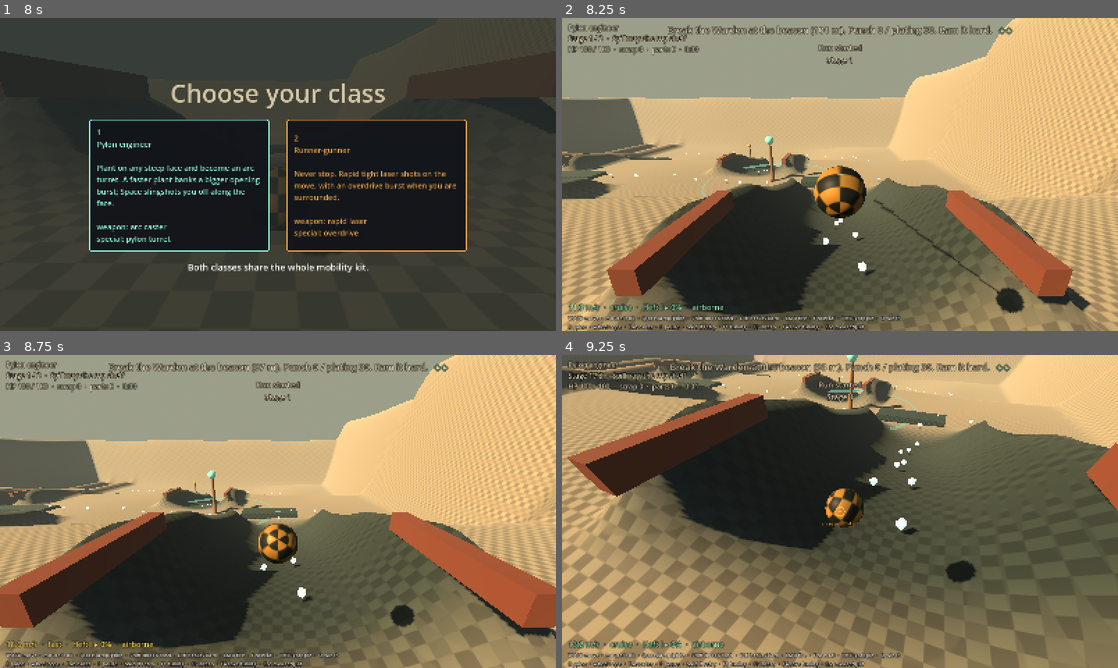
Above: before the commit, frames 1-4 (two rows, left to right).
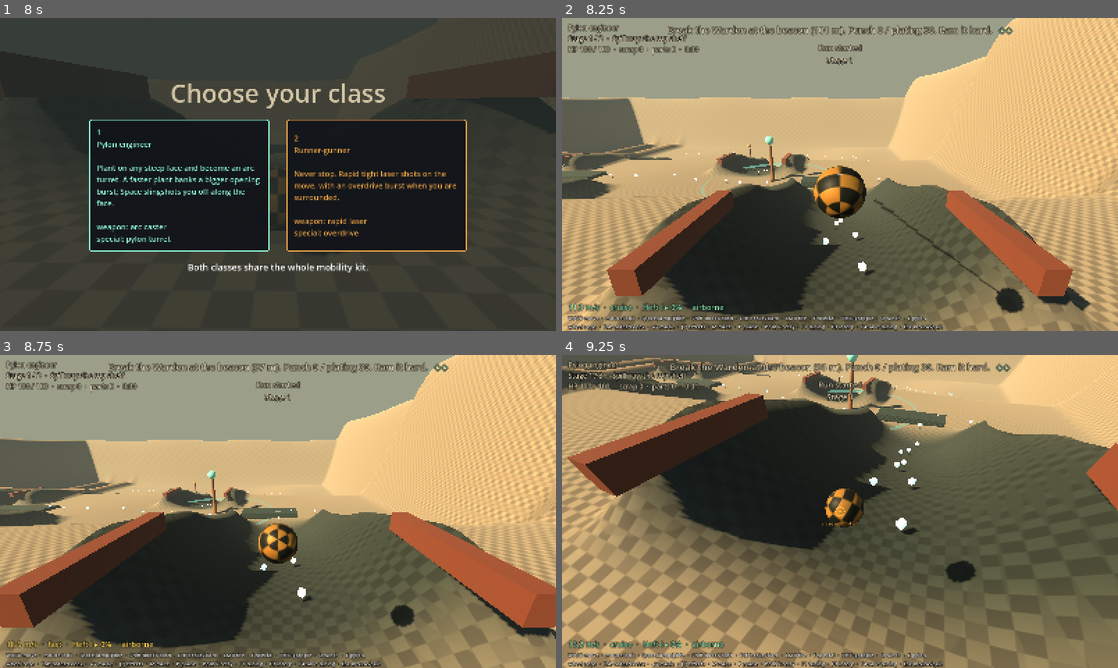
Above: after the commit, the same moments.

Repository: bananahana720/scrapkeep
Game: Godot game, scene res://main.tscn
Same seed, same stepped clock (60 frames per second), same inputs: the game is played once before the commit and once after it.
Inputs (mouse positions are in pixels of both pictures, inside the frame that each line leads up to):
- Up to frame 1 (8 s): tap Enter at 0.5, 2, 3.5 s; move the mouse to (400, 158) at 0.52 s; hold D (cl_right) 0.53-1.25 s; tap Tab at 0.6 s; click (400, 158) at 0.67 s; tap Space (cl_jump) at 0.77, 1.25, 2.75, 3.77, 4.25, 6.77 s; tap T every 1.5 s from 0.8 to 6.8 s; drag from (166, 190) to (250, 237) at 1.27 s; move the mouse to (333, 105) at 2.02 s; hold D (cl_right) 2.03-2.75 s; tap Shift (cl_boost) at 2.1 s; click (333, 105) at 2.17 s; drag from (250, 237) to (111, 127) at 2.77 s; move the mouse to (444, 221) at 3.52 s; hold A (cl_left) 3.53-4.25 s; tap E (cl_mount) at 3.6 s; click (444, 221) at 3.67 s; drag from (111, 127) to (194, 96) at 4.27 s; move the mouse to (305, 174) at 5.02 s; hold S (cl_back) 5.03-5.75 s; tap F (cl_special) at 5.1 s; click (305, 174) at 5.17 s; drag from (194, 96) to (166, 190) at 5.77 s; move the mouse to (400, 158) at 6.52 s; hold W (cl_forward) 6.53-7.25 s; hold R 6.53-7.25 s; click (400, 158) at 6.67 s; drag from (166, 190) to (250, 237) at 7.27 s
- Up to frame 2 (8.25 s): move the mouse to (895, 105) at 8.02 s; hold S (cl_back) from 8.03 s (still down); tap 1 at 8.1 s; click (895, 105) at 8.17 s
- Up to frame 3 (8.75 s): keep holding S (cl_back); tap T at 8.3 s
- Up to frame 4 (9.25 s): move the mouse to (834, 517) at 8.77 s; release S (cl_back) at 8.78 s; hold A (cl_left) from 8.78 s (still down); tap 2 at 8.85 s; click (834, 517) at 8.92 s; tap Space (cl_jump) at 9.02 s; tap Tab at 9.05 s

Frame 1 is identical in both runs. In frame 2, 0.8% of the frame differs, in the area x 1-69%, y 95-100%; in frame 3, 0.8%; in frame 4, 0.9%.

Commit message:
core-loop spine: codex pages in the Tab overlay, control wording
Holding Tab now shows Notes, one page per codex category and the Found list;
Q and E switch pages. Each category page shows its completion, hint cards for
undiscovered entries and full cards for found ones, dressed in the category
colour and glyph from event_kinds. Field notes describe the Warden, heft,
crush and cores, and the controls name the class specials and the volume keys.

Co-Authored-By: Claude Opus 5.5 (1M context) <noreply@anthropic.com>

Diff:
--- a/sketches/core-loop/src/ui/field_notes.gd
+++ b/sketches/core-loop/src/ui/field_notes.gd
@@ -8,13 +8,15 @@
 const TITLE := "Scrapkeep: First Run · field notes"
 
 const TESTING := [
-	"The spine of the core loop: title, class, three stages, beacon, reward gates, launch, summary. Combat, build, audio and events are minimal stubs; the real ones land next.",
-	"Momentum is sacred: the beacon charges while you roll inside its ring, reward gates are arches you roll through, and the launch keeps your horizontal speed into the next stage.",
+	"One run: title, class, three stages, each clamped by a Warden at its beacon; break it, roll through a reward gate, launch into the next stage; a summary after stage 3.",
+	"Growth is heft: scrap you roll up becomes mass, parts add more, and heft multiplies your punch. The objective line shows your punch against the Warden's plating.",
+	"Outweigh fodder and you roll straight through it with no speed lost. Events and vaults drop bonus cores (the pips beside the objective) that raise the gate tiers.",
 	"The pylon banks the speed you plant with. Space slingshots you off along the face with it plus a boost; E drops off where you are. The camera goes to the shoulder while mounted.",
 	"Death is one key: R retries the stage from its start with the scrap, health and parts you entered with; N starts a new run as the same class. Hold R in play to retry the stage.",
 ]
 
 const QUESTIONS := [
+	"Was the Warden a goal or a chore? Did growth feel like enough growth?",
 	"Does the loop read without instructions: where to go, what the beacon wants, what a gate gives?",
 	"Does the launch into the next stage feel like momentum carried, or like a load screen?",
 	"Is the shoulder view while mounted enough to see what you are shooting?",
@@ -22,9 +24,9 @@
 ]
 
 const TRY_FIRST := [
-	"Pick either class with 1 or 2. You drop in already rolling: take the chute down to the mid shelf.",
-	"Roll into the beacon's ring and keep moving inside it; leaving pauses the charge.",
-	"When it charges, two arches appear ahead of you. Roll through one to take its part.",
+	"Pick either class with 1 or 2. You drop in already rolling; the Warden is at the beacon you can see from the drop.",
+	"Roll the scrap lines on the way down: watch Heft climb beside your speed, and your punch climb in the objective line.",
+	"Break the Warden (the stage hint says how); the gates open wherever you are. Roll through one to take its part.",
 	"Hit a steep face at speed, press E, fire with left mouse, then Space to slingshot off.",
 	"Get scrapped on purpose, then press R: you are back at the stage start in under a second.",
 ]
@@ -35,13 +37,16 @@
 	{"keys": "Space", "does": "jump, double jump, hold falling to glide; slingshots off a pylon", "hint": "Space jump/glide"},
 	{"keys": "Shift", "does": "boost; airborne it is the air dash", "hint": "Shift boost/dash"},
 	{"keys": "Ctrl", "does": "brake; airborne it is the slam", "hint": "Ctrl brake/slam"},
-	{"keys": "left mouse", "does": "fire the class weapon (hold)", "hint": "LMB fire"},
-	{"keys": "F", "does": "class special", "hint": "F special"},
+	{"keys": "left mouse", "does": "fire the class weapon (hold); both classes", "hint": "LMB fire"},
+	{"keys": "F", "does": "runner overdrive blast; engineer pylon discharge (planting fires it free)", "hint": "F special"},
 	{"keys": "right mouse", "does": "fire the grapple at the reticle's target; release to let go", "hint": "RMB grapple"},
 	{"keys": "Q (hold)", "does": "winch: haul toward the hook", "hint": "Q winch"},
 	{"keys": "E", "does": "plant a pylon on a steep face or a close wall hook; again to drop off", "hint": "E pylon"},
 	{"keys": "mouse wheel", "does": "down pays rope out, up notches it in", "hint": "wheel rope"},
-	{"keys": "Tab (hold)", "does": "these field notes; the game pauses while held", "hint": "Tab notes"},
+	{"keys": "Tab (hold)", "does": "field notes and the codex; the game pauses while held; Q / E switch pages", "hint": "Tab notes/codex"},
+	{"keys": "- / =", "does": "music volume down / up", "hint": "-/= music"},
+	{"keys": "[ / ]", "does": "effects volume down / up", "hint": "[/] effects"},
+	{"keys": "M", "does": "mute or unmute", "hint": "M mute"},
 	{"keys": "P", "does": "pause / resume", "hint": "P pause"},
 	{"keys": "R (hold)", "does": "retry the stage from its start", "hint": "hold R retry"},
 	{"keys": "F1", "does": "tuning panel (frees the mouse)", "hint": "F1 tuning"},
@@ -58,12 +63,22 @@
 	{"keys": "C", "does": "death screen: choose a class"},
 ]
 
-const HINT_BREAK := 9
+const HINT_BREAK := 10
+# A glyph per event_kinds shape, so a codex card wears its category's silhouette.
+const SHAPE_GLYPHS := {
+	"diamond": "◆", "wave": "≈", "burst": "*", "square": "■", "chevron": "›", "star": "★",
+	"ring": "○", "arrow": "»", "bar": "=", "cross": "×", "core": "◆", "none": "",
+}
+const CARD_COLUMNS := 3
 
 var game
 
 var _notes: Control
 var _paused: Label
+var _title: Label
+var _notes_page: Control
+var _codex_page: VBoxContainer
+var _page := 0
 
 
 static func hint_rows() -> String:
@@ -140,12 +155,18 @@
 	var box := VBoxContainer.new()
 	box.add_theme_constant_override("separation", 10)
 	_notes.add_child(box)
-	var title := Label.new()
-	title.text = "%s  ·  paused while Tab is held" % TITLE
-	title.add_theme_font_size_override("font_size", 24)
-	box.add_child(title)
+	_title = Label.new()
+	_title.add_theme_font_size_override("font_size", 22)
+	box.add_child(_title)
+
+	_codex_page = VBoxContainer.new()
+	_codex_page.add_theme_constant_override("separation", 12)
+	_codex_page.size_flags_vertical = Control.SIZE_EXPAND_FILL
+	_codex_page.visible = false
+	box.add_child(_codex_page)
 
 	var columns := HBoxContainer.new()
+	_notes_page = columns
 	columns.add_theme_constant_override("separation", 30)
 	columns.size_flags_vertical = Control.SIZE_EXPAND_FILL
 	box.add_child(columns)
@@ -173,6 +194,7 @@
 	legend.add_theme_font_size_override("normal_font_size", 15)
 	columns.add_child(legend)
 	_notes.visible = false
+	show_page(0)
 
 	_paused = Label.new()
 	_paused.text = "PAUSED  ·  P to resume  ·  hold Tab for field notes"
@@ -185,12 +207,129 @@
 	add_child(_paused)
 
 
+# Notes first, then one page per codex category (reserved ones only once they hold
+# entries), then the Found list.
+func pages() -> Array[String]:
+	var list: Array[String] = ["notes"]
+	for id in EventKinds.CODEX_CATEGORIES:
+		var reserved: bool = EventKinds.CODEX_CATEGORIES[id]["reserved"]
+		if not reserved or (_codex() != null and not _codex().entries(id).is_empty()):
+			list.append(id)
+	list.append("found")
+	return list
+
+
+func _codex():
+	return game.codex if game != null else null
+
+
+func show_page(index: int) -> void:
+	var list := pages()
+	_page = posmod(index, list.size())
+	var page: String = list[_page]
+	_notes_page.visible = page == "notes"
+	_codex_page.visible = page != "notes"
+	_title.text = _tab_row(list, page)
+	if page != "notes":
+		render_page(page)
+
+
+func _tab_row(list: Array[String], current: String) -> String:
+	var tabs := PackedStringArray()
+	for page in list:
+		var label := "Notes"
+		if page == "found":
+			label = "Found %d" % (_codex().found().size() if _codex() != null else 0)
+		elif page != "notes":
+			label = "%s %d%%" % [EventKinds.category(page)["label"], int(_codex().completion(page) * 100.0) if _codex() != null else 0]
+		tabs.append("[ %s ]" % label if page == current else label)
+	return "%s  ·  %s  ·  Q / E switch  ·  paused while Tab is held" % [TITLE, "   ".join(tabs)]
+
+
+# Builds one codex page and returns how many cards or lines it shows.
+func render_page(page: String) -> int:
+	for child in _codex_page.get_children():
+		child.queue_free()
+	var codex = _codex()
+	if codex == null:
+		return 0
+	if page == "found":
+		return _render_found(codex)
+	var style: Dictionary = EventKinds.category(page)
+	var listed: Array = codex.entries(page)
+	var head := Label.new()
+	head.add_theme_font_size_override("font_size", 20)
+	head.add_theme_color_override("font_color", style["color"])
+	head.text = "%s %s  ·  %d of %d found" % [SHAPE_GLYPHS.get(style["shape"], ""), style["label"],
+		listed.filter(func(e): return e["known"]).size(), listed.size()]
+	_codex_page.add_child(head)
+	if listed.is_empty():
+		var none := Label.new()
+		none.text = "Nothing recorded here yet."
+		_codex_page.add_child(none)
+		return 0
+	var grid := GridContainer.new()
+	grid.columns = CARD_COLUMNS
+	grid.add_theme_constant_override("h_separation", 14)
+	grid.add_theme_constant_override("v_separation", 14)
+	_codex_page.add_child(grid)
+	for entry in listed:
+		grid.add_child(_card(entry, style))
+	return listed.size()
+
+
+func _card(entry: Dictionary, style: Dictionary) -> Control:
+	var card := PanelContainer.new()
+	card.custom_minimum_size = Vector2(420.0, 96.0)
+	var box := StyleBoxFlat.new()
+	box.bg_color = Color(0.10, 0.11, 0.14, 0.96)
+	box.border_color = style["color"] if entry["known"] else Color(style["color"], 0.35)
+	box.set_border_width_all(2)
+	box.set_corner_radius_all(6)
+	box.set_content_margin_all(12.0)
+	card.add_theme_stylebox_override("panel", box)
+	var text := Label.new()
+	text.autowrap_mode = TextServer.AUTOWRAP_WORD_SMART
+	text.add_theme_font_size_override("font_size", 15)
+	var glyph: String = SHAPE_GLYPHS.get(style["shape"], "")
+	if entry["known"]:
+		text.text = "%s %s\n%s" % [glyph, entry["name"], entry["text"]]
+		text.add_theme_color_override("font_color", style["color"])
+	else:
+		text.text = "%s ???\n%s %s" % [glyph, entry["hint"], entry["clue"]]
+		text.add_theme_color_override("font_color", Color(0.75, 0.76, 0.78))
+	card.add_child(text)
+	return card
+
+
+func _render_found(codex) -> int:
+	var list := RichTextLabel.new()
+	list.bbcode_enabled = true
+	list.fit_content = true
+	list.add_theme_font_size_override("normal_font_size", 16)
+	var lines := PackedStringArray(["Found by accident, no name yet"])
+	for text in codex.found():
+		var style: Dictionary = EventKinds.category(codex.found_category(text))
+		lines.append("[color=#%s]%s %s[/color]" % [(style["color"] as Color).to_html(false), SHAPE_GLYPHS.get(style["shape"], ""), text])
+	if codex.found().is_empty():
+		lines.append("Nothing yet. Mix elements, patterns and terrain and see what happens.")
+	list.text = "\n".join(lines)
+	_codex_page.add_child(list)
+	return codex.found().size()
+
+
 func _input(event: InputEvent) -> void:
 	if not (event is InputEventKey) or event.echo:
+		return
+	if event.pressed and game != null and game.notes_held() and (event.physical_keycode == KEY_Q or event.physical_keycode == KEY_E):
+		show_page(_page + (1 if event.physical_keycode == KEY_E else -1))
+		get_viewport().set_input_as_handled()
 		return
 	match event.physical_keycode:
 		KEY_TAB:
 			game.hold_notes(event.pressed)
+			if event.pressed:
+				show_page(_page)
 			get_viewport().set_input_as_handled()
 		KEY_P:
 			if event.pressed:
--- a/sketches/core-loop/tests/spine_codex_test.gd
+++ b/sketches/core-loop/tests/spine_codex_test.gd
@@ -65,6 +65,15 @@
 	_report("completion", is_equal_approx(codex.completion("build"), 1.0) and codex.completion("world") == 0.0 and codex.entries("build")[0]["known"],
 		"build %.0f%%, world %.0f%%" % [codex.completion("build") * 100.0, codex.completion("world") * 100.0])
 
+	var notes = _game.notes
+	var cards: int = notes.render_page("build")
+	var world_cards: int = notes.render_page("world")
+	notes.show_page(1)
+	var tabs: String = notes._title.text
+	_report("codex page", notes.pages() == ["notes", "build", "world", "enemy", "found"] and cards == 1 and world_cards == 1
+			and tabs.contains("[ Build 100% ]") and tabs.contains("World 0%"),
+		"pages %s; build shows %d card, world %d; tab row \"%s\"" % [notes.pages(), cards, world_cards, tabs.get_slice("  ·  ", 1)])
+
 	var new_text: bool = codex.mark_found("frost then a ram shatters", "enemy")
 	var old_text: bool = codex.mark_found("frost then a ram shatters", "enemy")
 	_report("found", new_text and not old_text and _found_facts == 1 and codex.found() == ["frost then a ram shatters"] and codex.found_category("frost then a ram shatters") == "enemy",
